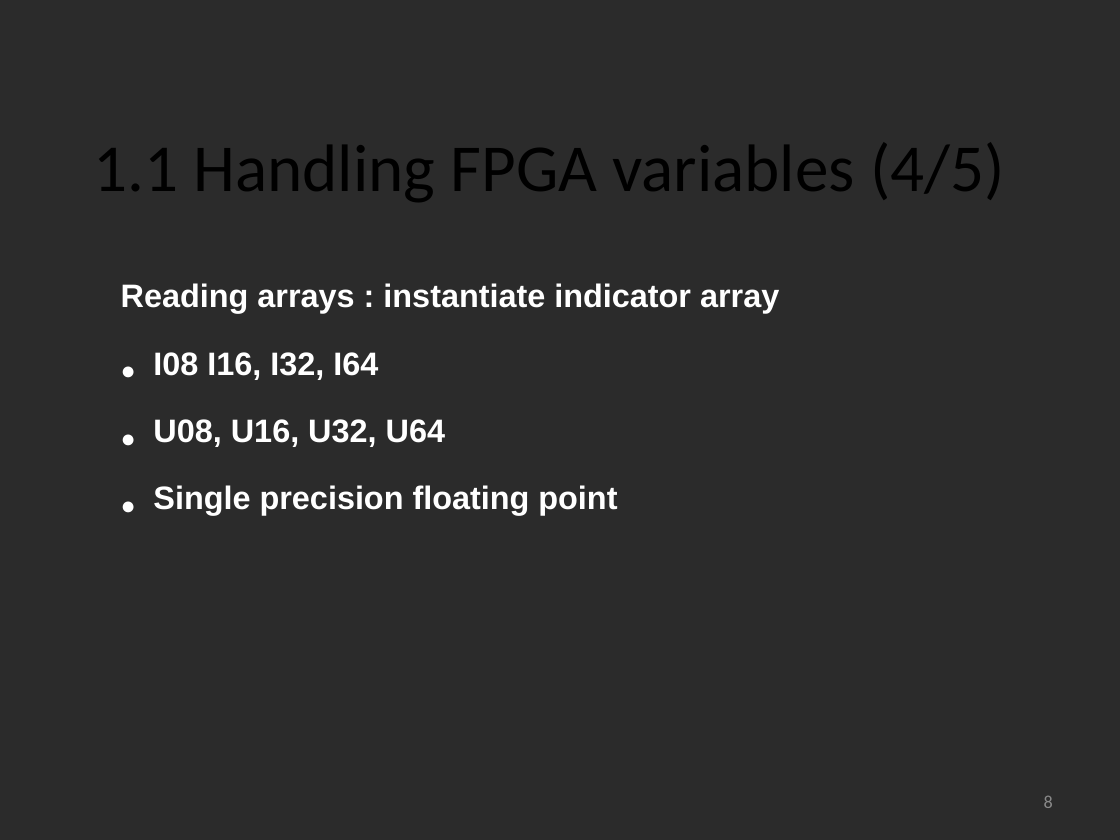
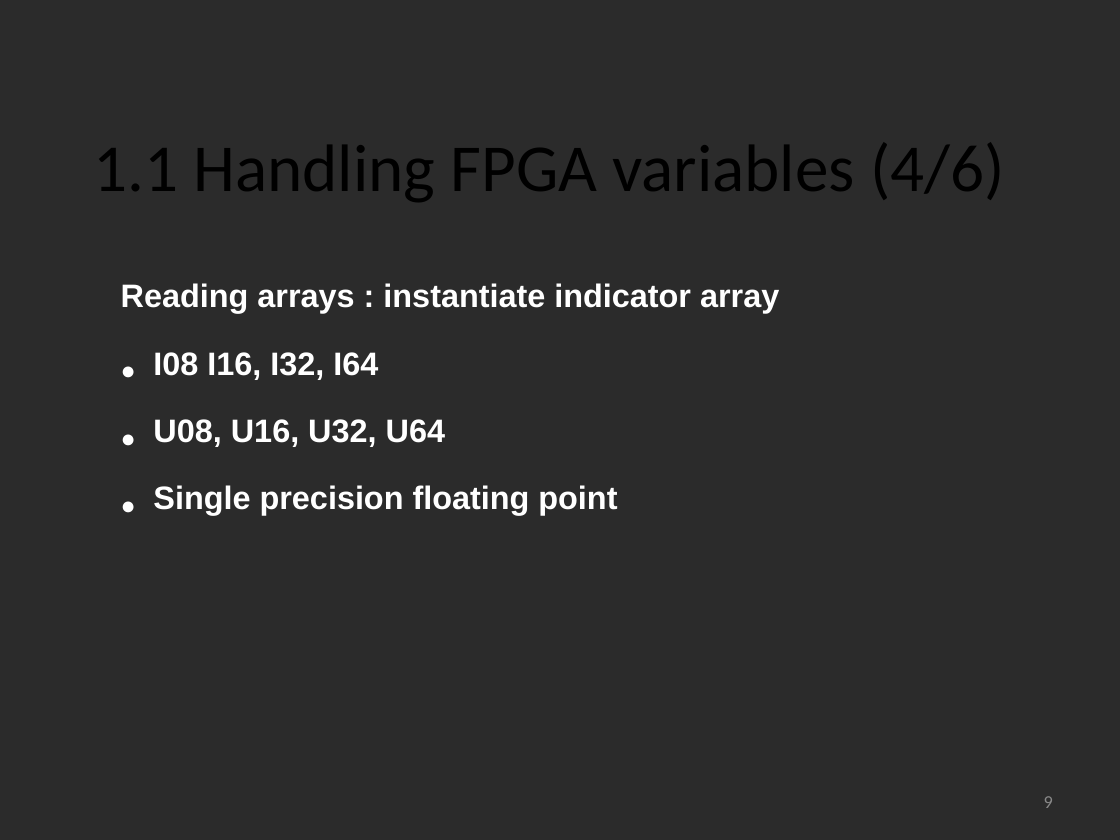
Before and after one commit to lnls-sol/project-nheengatu, a slide deck: slide 9 of docs/CRIO-EPICs-integration.odp (slide 8 before the commit). Drawn at 1120x840 pixels with LibreOffice and Linux fonts; fonts in the diff are those of the drawing; background and template pictures are left out; a plain dark background stands for a picture behind light text. Boxes give left, top, right and bottom in pixels: in the first picture for what was removed or moved away, otherwise in the second. Text is boxed around its words. In the diff, an @@ line names an element or a change of style, - is before the commit and + after.

```diff
--- a/docs/CRIO-EPICs-integration.odp
+++ b/docs/CRIO-EPICs-integration.odp
@@ text at [93,143,1005,202]: text changed @@
-1.1 Handling FPGA variables (4/5)
+1.1 Handling FPGA variables (4/6)
@@ page number at [1044,796,1053,808]: text changed @@
-8
+9
```
Also in this commit, not shown: 8 other slides changed, 3 slides added, 1 slide removed, 1 other file.
